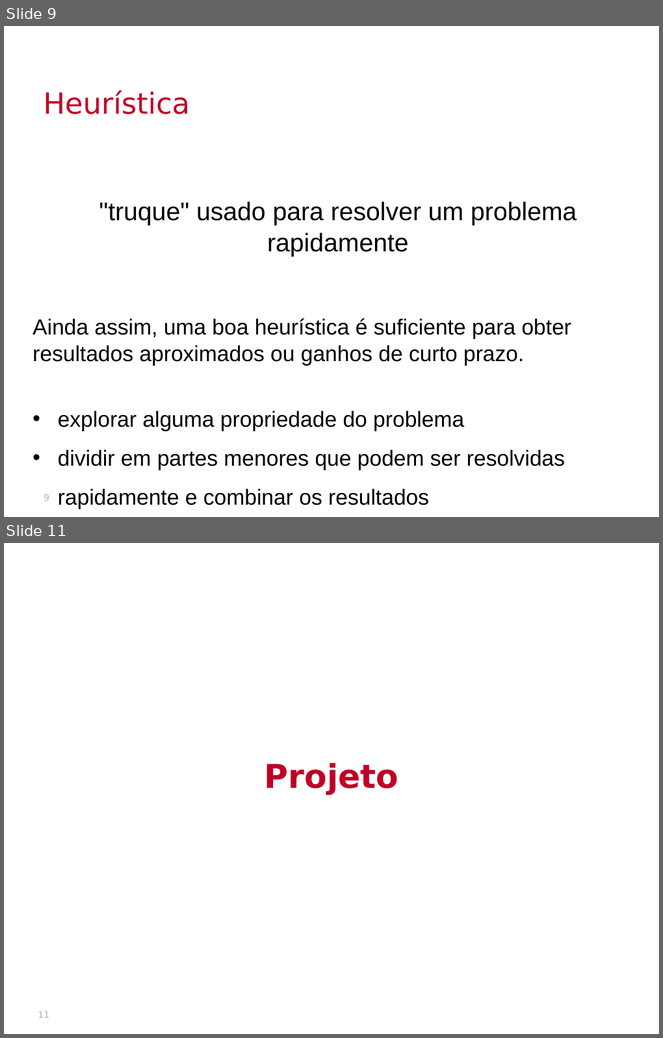
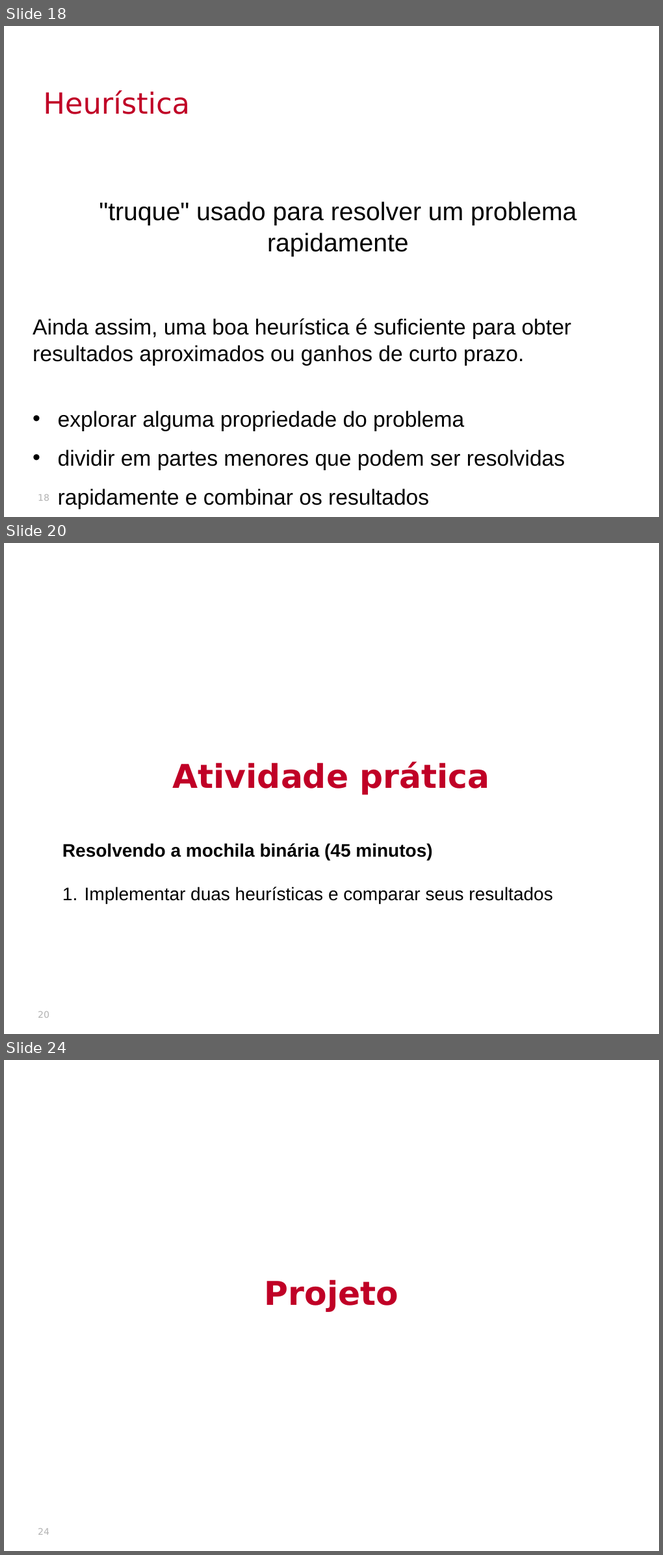
Before and after one commit to thalials/supercomp, a slide deck: aulas/04-projeto-heuristicas/slides.pptx. Shown one above the other, each under a label of ours: slides 9 and 11 before the commit, slides 18, 20 and 24 after it; the slides between them are not shown. The pictures are 663x1038 and 663x1555 pixels, drawn with LibreOffice and Linux fonts; fonts in the diff are those of the drawing; background and template pictures are left out. Boxes give left, top, right and bottom in pixels: in the first picture for what was removed or moved away, otherwise in the second. Text is boxed around its words. In the diff, an @@ line names an element or a change of style, - is before the commit and + after.

```diff
--- a/aulas/04-projeto-heuristicas/slides.pptx
+++ b/aulas/04-projeto-heuristicas/slides.pptx
@@ slide 20 added at (x1=4, y1=543, x2=659, y2=1034), background picture (left out) @@
@@ text added at (x1=173, y1=761, x2=490, y2=795), 36 pt, text #C00026, bold @@
+Atividade prática
@@ text added at (x1=62, y1=843, x2=553, y2=904), 20 pt, text #000000 @@
+Resolvendo a mochila binária (45 minutos)
+1. Implementar duas heurísticas e comparar seus resultados
@@ page number added at (x1=38, y1=1012, x2=50, y2=1018), 10 pt, text #B2B2B2 @@
+20
@@ what was slide 9 is now slide 18 @@
@@ page number at (x1=38, y1=495, x2=50, y2=501): text changed @@
-9
+18
@@ what was slide 11 is now slide 24 @@
@@ page number at (x1=38, y1=1529, x2=50, y2=1535): text changed @@
-11
+24
```
Also in this commit, not shown: 1 slide changed, 13 other slides added, 1 slide removed, 26 other files.
